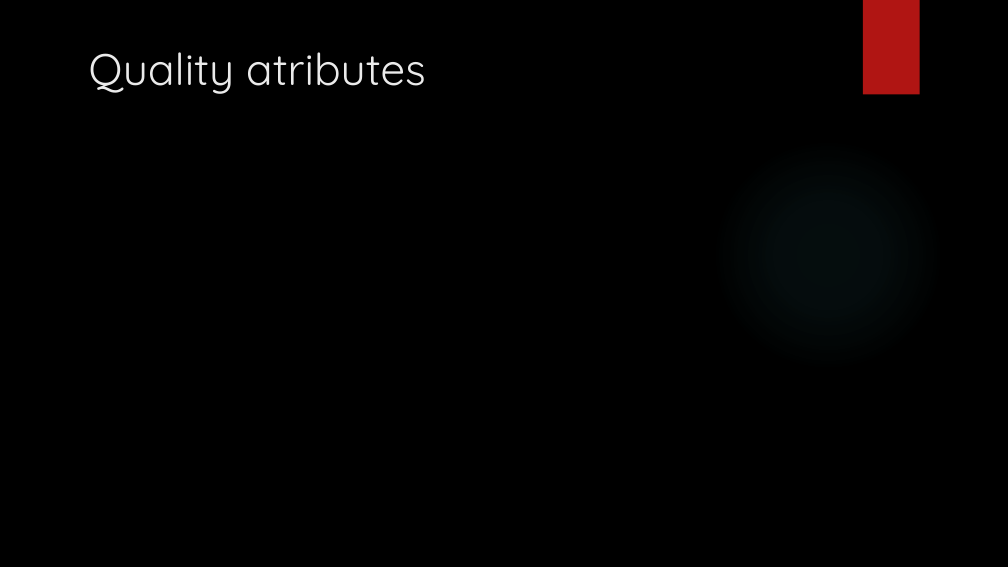
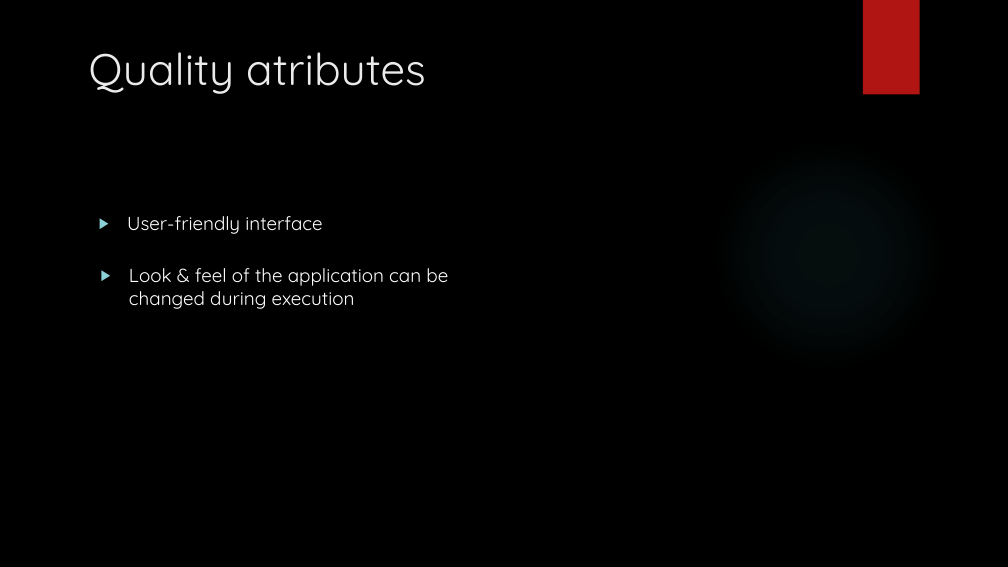
Before and after one commit to Arquisoft/Trivial_i1b, a slide deck: slide 14 of Documentation/Software Architecture.pptx. Drawn at 1008x567 pixels with LibreOffice and Linux fonts; fonts in the diff are those of the drawing; background and template pictures are left out. Boxes give left, top, right and bottom in pixels: in the first picture for what was removed or moved away, otherwise in the second. Text is boxed around its words. In the diff, an @@ line names an element or a change of style, - is before the commit and + after.

Commit message:
Added quality attributes on the slides

```diff
--- a/Documentation/Software Architecture.pptx
+++ b/Documentation/Software Architecture.pptx
@@ text added at (127, 216, 322, 234), 18 pt, text #FFFFFF @@
+▶ User-friendly interface
@@ text added at (129, 268, 448, 309), 18 pt, text #FFFFFF @@
+▶ Look & feel of the application can be changed during execution
```
Also in this commit, not shown: 1 other slide changed, 1 other file.
